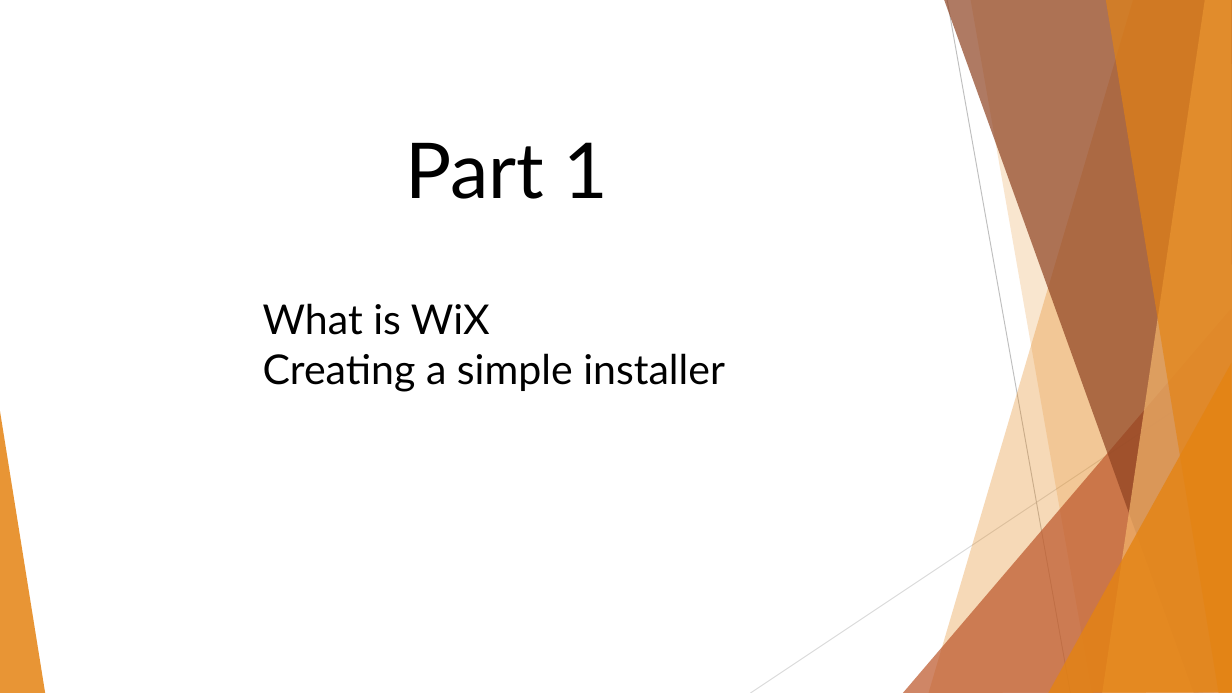
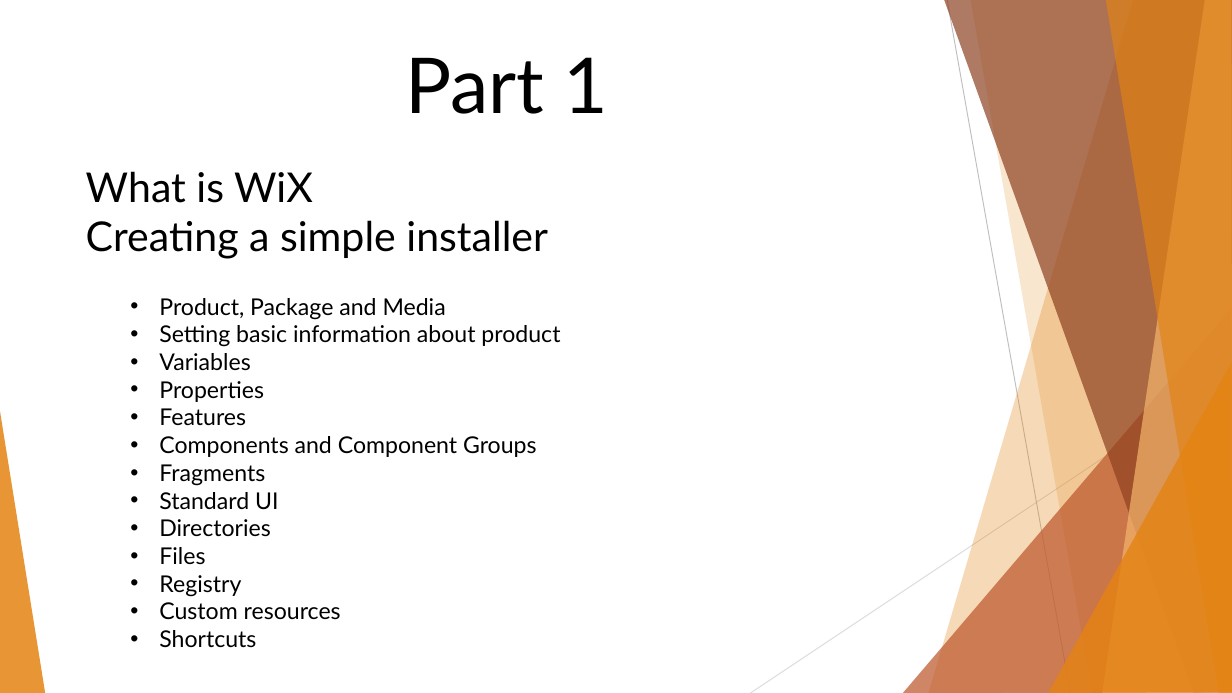
Before and after one commit to BinaryStudioAcademy/WixGettingStartedCourse, a slide deck: slide 2 of Part 1/WiX Part 1.pptx. Drawn at 1232x693 pixels with LibreOffice and Linux fonts; fonts in the diff are those of the drawing. Boxes give left, top, right and bottom in pixels: in the first picture for what was removed or moved away, otherwise in the second. Text is boxed around its words. In the diff, an @@ line names an element or a change of style, - is before the commit and + after.

Commit message:
Updated slides.

```diff
--- a/Part 1/WiX Part 1.pptx
+++ b/Part 1/WiX Part 1.pptx
@@ text "Part 1": place and size @@
-text "Part 1" at [405, 142, 609, 199]
+text "Part 1" at [405, 57, 609, 114]
@@ text "What is WiX": place and size @@
-text "What is WiX" at [263, 303, 725, 392]
+text "What is WiX" at [86, 171, 548, 259]
@@ text added at [159, 298, 560, 648], 18 pt, text #000000 @@
+• Product, Package and Media
+• Setting basic information about product
+• Variables
+• Properties
+• Features
+• Components and Component Groups
+• Fragments
+• Standard UI
+• Directories
+• Files
+• Registry
+• Custom resources
+• Shortcuts
```
Also in this commit, not shown: 4 other slides changed.
